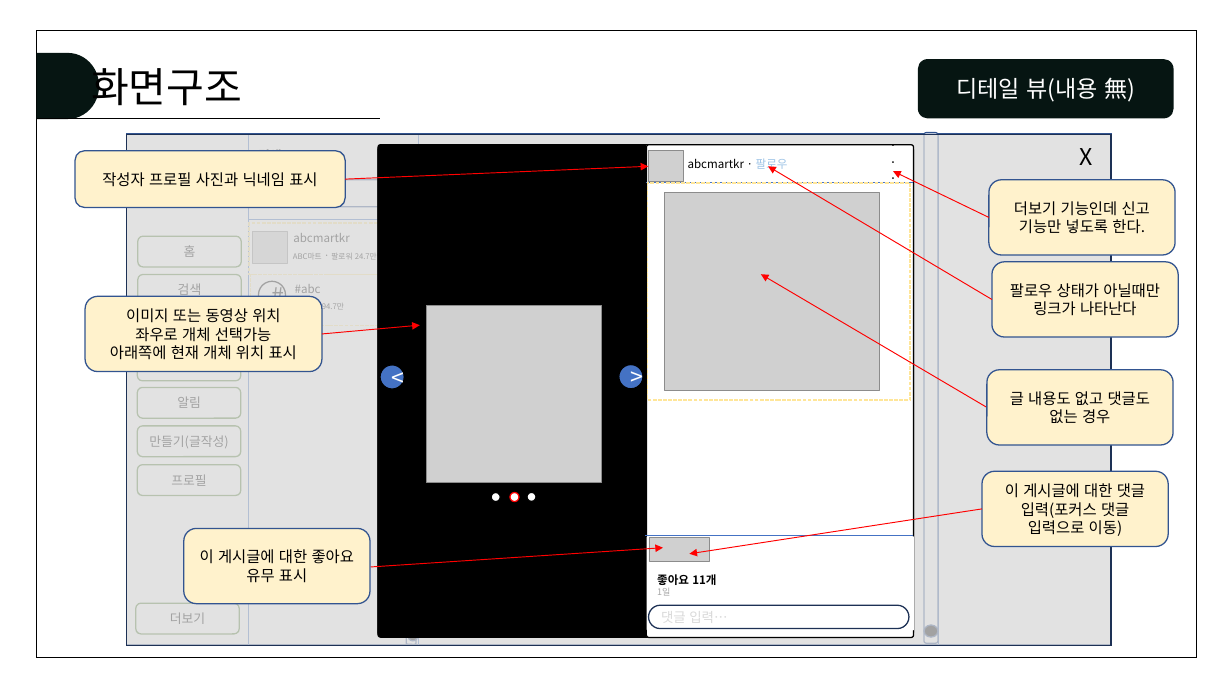
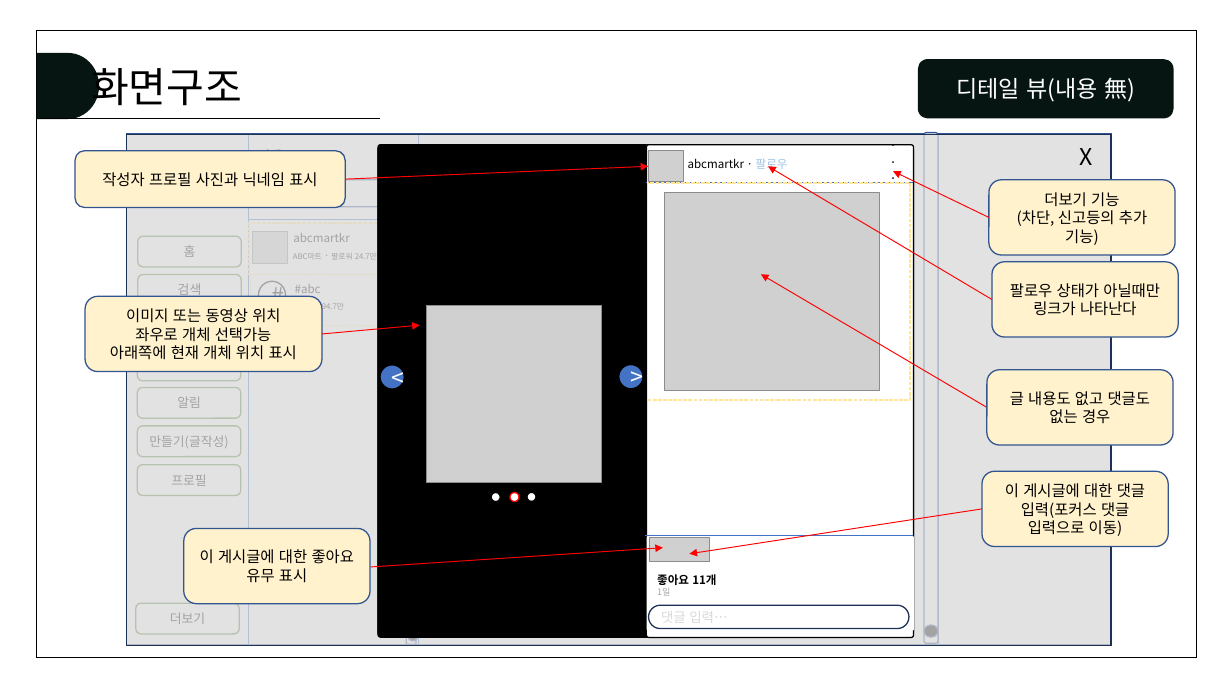
Before and after one commit to juhyeonjong2/DongStagram, a slide deck: slide 6 of Documents/5. 설계/2. 스토리보드/화면설계서.pptx. Drawn at 1232x693 pixels with LibreOffice and Linux fonts; fonts in the diff are those of the drawing; grey boxes stand for pictures. Boxes give left, top, right and bottom in pixels: in the first picture for what was removed or moved away, otherwise in the second. Text is boxed around its words. In the diff, an @@ line names an element or a change of style, - is before the commit and + after.

```diff
--- a/Documents/5. 설계/2. 스토리보드/화면설계서.pptx
+++ b/Documents/5. 설계/2. 스토리보드/화면설계서.pptx
@@ text in rounded rectangle at bbox=[1017, 192, 1147, 245]: text changed @@
-더보기 기능인데 신고 기능만 넣도록 한다.
+더보기 기능
+(차단, 신고등의 추가 기능)
```
Also in this commit, not shown: 2 other slides changed, 2 slides added.
